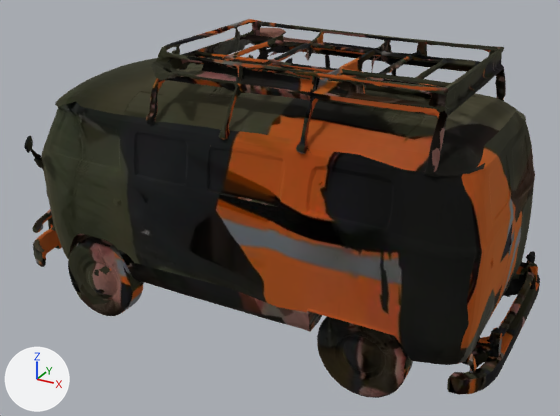
Two versions of the glTF model assets/fp/cdn/90e06d09-fa99-4005-ab4d-b63a14d69f9d.glb, one commit apart.
One viewpoint serves both versions: a 50 mm lens placed at (0.691, -1.234, 0.566), pointed at (0.02, -0.013, -0.044). Arrows for +X, +Y and +Z are at lower left; the lights stay in place. The picture after the commit comes second. Where no turn or scale is listed for an object, it has been applied to the vertices.

The first picture shows 'geometry_0'.
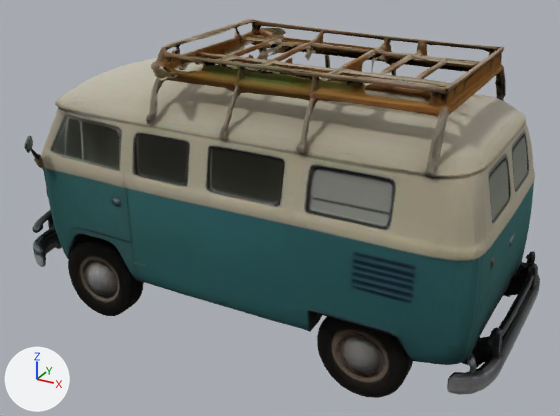
The change, as a list of edits to the scene's bpy script:
```text
Add img_image_0:
    img_image_0 = load_image('Image_0', '_unpacked/Image_0', 1024, 1024, 'sRGB')
Change mat_material_0:
    mat_material_0.texture: img_basecolor_webp -> img_image_0
```

Pixel boxes [x1, y1, x2, y2] of what changed, in the pictures (560 x 416 px):
'geometry_0', surface changed
    both: [24, 19, 540, 398]
